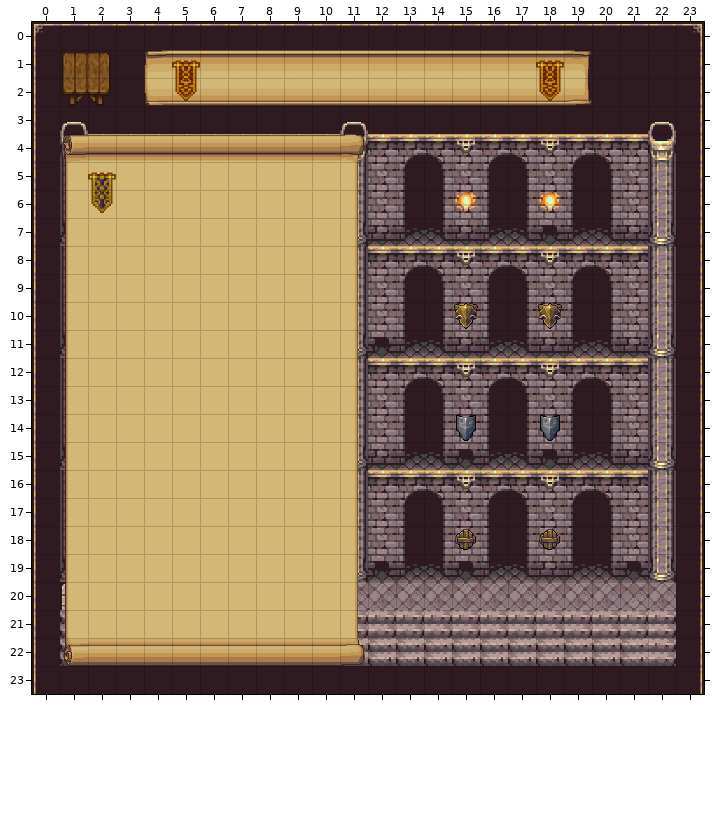
Level history. Tiled map: assets/maps/gladiatorpit.tmx. That is the earlier state.
Cells are 32x32 px. Shown: x 0..23, y 0..23.
After the commit:
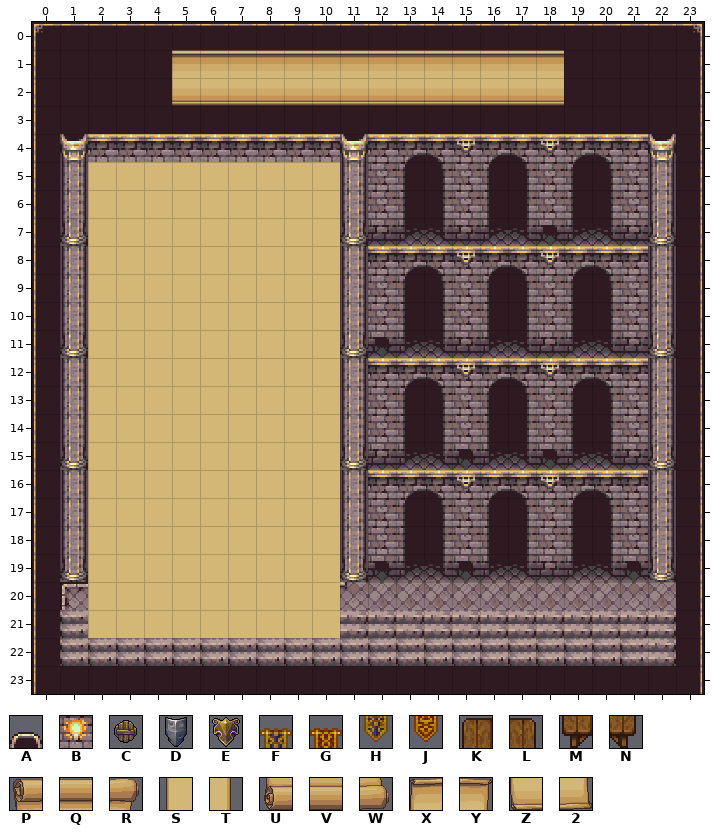
Key: from "gas-valhalla": A 48, B 83; from "items_small": C 27, D 28, E 29; from "rpc_indoor_tileset": F 29, G 31, H 40, J 42, K 115, L 117, M 137, N 139; from "scrollsandblocks": P 28, Q 29, R 30, S 45, T 47, U 62, V 63, W 64, X 126, Y 128, Z 160, 2 162.
_ is an empty cell.
Change:
Layer "Overlay" (now hidden):
The edit erases tile 2 in row 2 at x 19.
The edit erases tile A in row 3 at x 1, 11 and 22.
The edit erases tile B in row 6 at x 15 and 18.
The edit erases tile C in row 18 at x 15 and 18.
The edit erases tile D in row 14 at x 15 and 18.
The edit erases tile E in row 10 at x 15 and 18.
The edit erases tile F in row 5 at x 2.
The edit erases tile G in row 1 at x 5 and 18.
The edit erases tile H in row 6 at x 2.
The edit erases tile J in row 2 at x 5 and 18.
The edit erases tile K in row 1 at x 1.
The edit erases tile L in row 1 at x 2.
The edit erases tile M in row 2 at x 1.
The edit erases tile N in row 2 at x 2.
The edit erases tile P in row 4 at x 1.
The edit erases tile Q in row 4 at x 2 to 10.
The edit erases tile R in row 4 at x 11.
The edit erases tile S in rows 5 to 21 at x 1.
The edit erases tile T in rows 5 to 21 at x 11.
The edit erases tile U in row 22 at x 1.
The edit erases tile V in row 22 at x 2 to 10.
The edit erases tile W in row 22 at x 11.
The edit erases tile X in row 1 at x 4.
The edit erases tile Y in row 1 at x 19.
The edit erases tile Z in row 2 at x 4.
